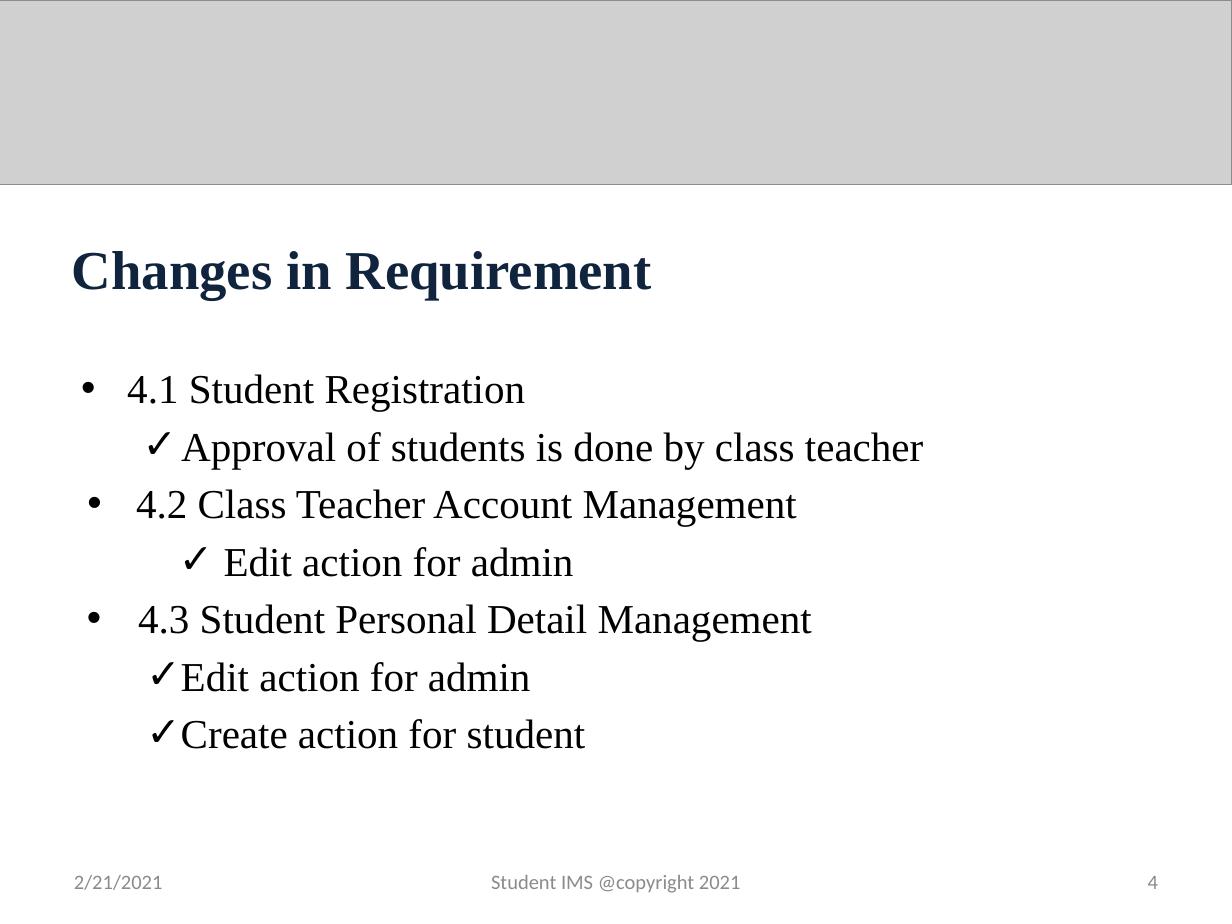
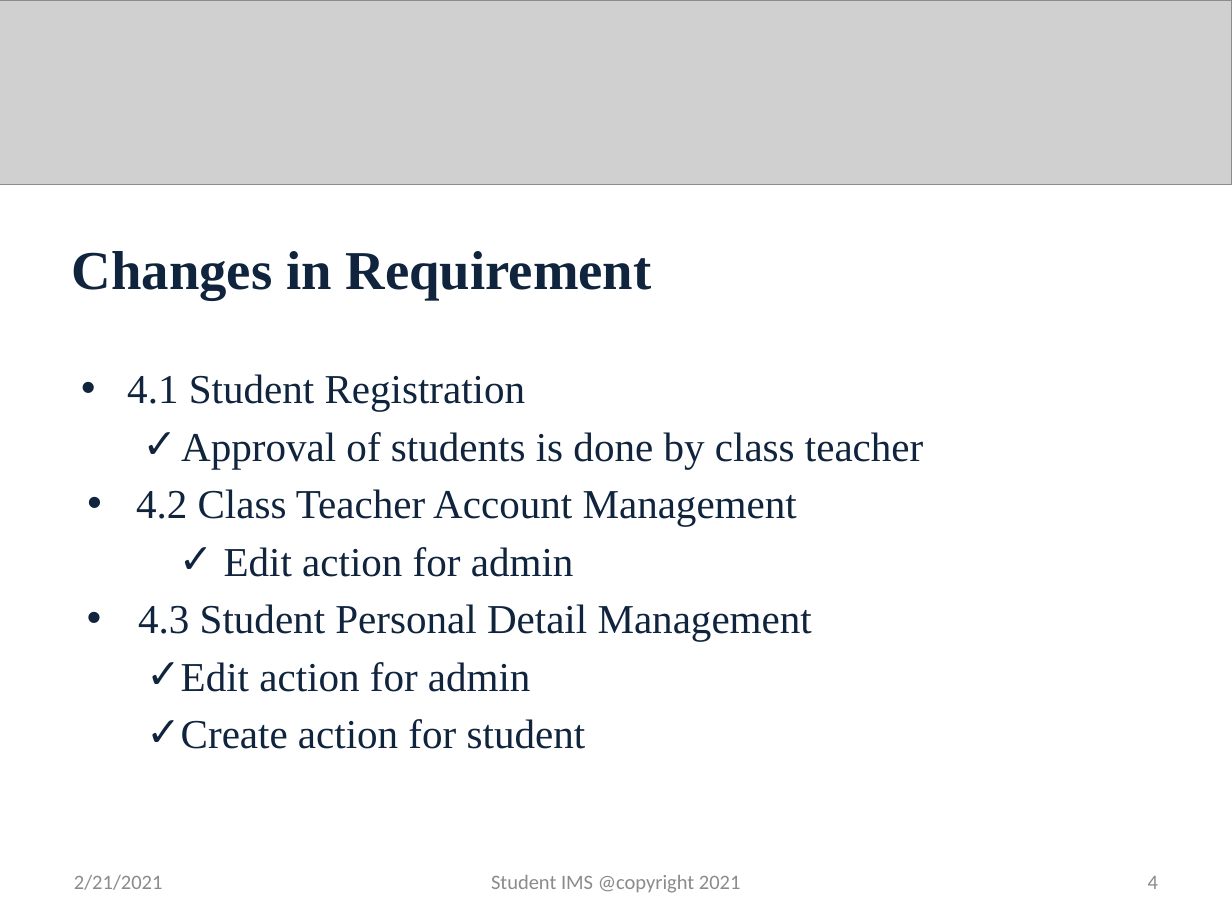
Before and after one commit to github-rinzin/documentation, a slide deck: slide 4 of fifth_review.pptx. Drawn at 1232x924 pixels with LibreOffice and Linux fonts; fonts in the diff are those of the drawing; grey boxes stand for pictures. Boxes give left, top, right and bottom in pixels: in the first picture for what was removed or moved away, otherwise in the second. Text is boxed around its words. In the diff, an @@ line names an element or a change of style, - is before the commit and + after.

```diff
--- a/fifth_review.pptx
+++ b/fifth_review.pptx
@@ text "4.1 Student Registration" at <box>127,374,923,749</box>: text colour #000000 to #0F243E @@
```
Also in this commit, not shown: 5 other slides changed, 1 slide added.
